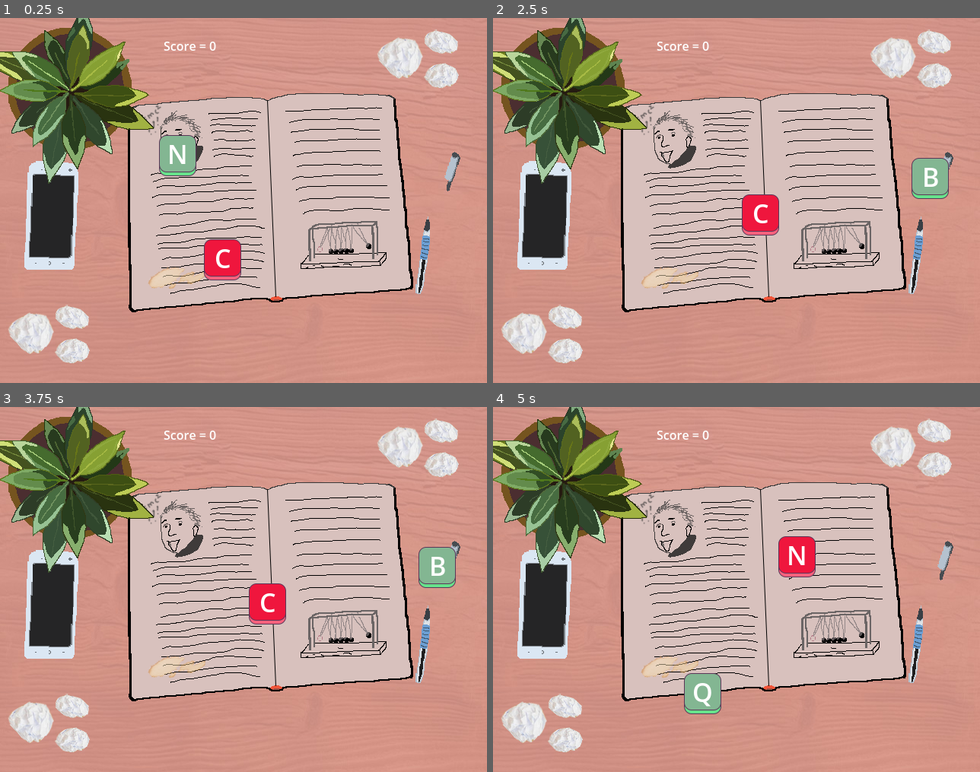
Above: before the commit, frames 1-4 (two rows, left to right).
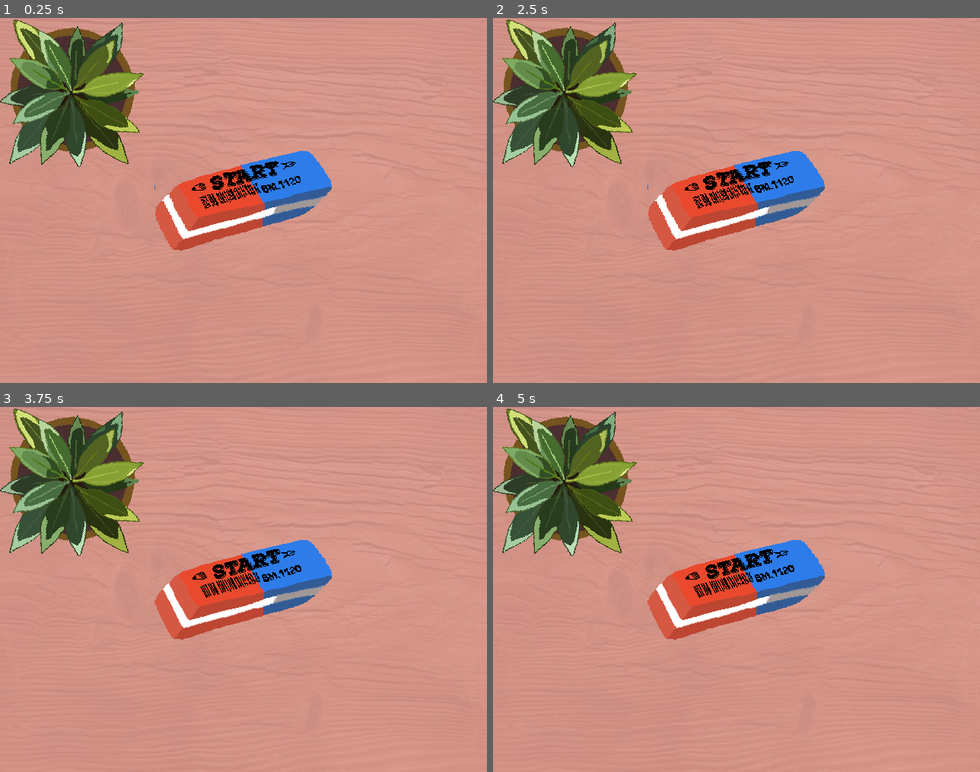
Above: after the commit, the same moments.

Repository: Vaashtor/First-game-jam
Game: Godot game, scene res://scenes/main_menu.tscn
Same seed, same stepped clock (60 frames per second), same inputs: the game is played once before the commit and once after it. Before the commit the project starts from res://scenes/game.tscn.
Inputs:
- Up to frame 1 (0.25 s): no input
- Up to frame 2 (2.5 s): tap Enter at 0.5 s; tap Space at 2 s
- Up to frame 3 (3.75 s): tap Enter at 3.5 s
- Up to frame 4 (5 s): no input

The runs differ from the first frame. In frame 1, 45% of the frame differs, in the area x 0-95%, y 0-95%; in frame 2, 46%; in frame 3, 46%; in frame 4, 46%.

Commit message:
MADE A FULL GAME

Diff:
--- a/project.godot
+++ b/project.godot
@@ -11,9 +11,14 @@
 [application]
 
 config/name="Our_game"
-run/main_scene="uid://d4k78r0eqo7do"
+run/main_scene="uid://dpifdkjj6n8qd"
 config/features=PackedStringArray("4.4", "GL Compatibility")
 config/icon="res://icon.svg"
+
+[autoload]
+
+Global="*res://scripts/Global.gd"
+BackgroundMusic="*res://scenes/BackgroundMusic.tscn"
 
 [display]
 
--- /dev/null
+++ b/scenes/BackgroundMusic.tscn
@@ -0,0 +1,12 @@
+[gd_scene load_steps=3 format=3 uid="uid://b7joc0bk16wec"]
+
+[ext_resource type="AudioStream" uid="uid://sflvtqomqew5" path="res://assets/sounds/fonMuse.wav" id="1_olq4t"]
+
+[sub_resource type="AudioStreamPlaylist" id="AudioStreamPlaylist_olq4t"]
+fade_time = 0.0
+stream_count = 1
+stream_0 = ExtResource("1_olq4t")
+
+[node name="BackgroundMusic" type="AudioStreamPlayer"]
+stream = SubResource("AudioStreamPlaylist_olq4t")
+autoplay = true
--- a/scenes/button.tscn
+++ b/scenes/button.tscn
@@ -1,6 +1,6 @@
 [gd_scene load_steps=3 format=3 uid="uid://bht4ad82m5sfk"]
 
-[ext_resource type="Texture2D" uid="uid://qufn3u0n8hve" path="res://assets/greenButton.png" id="1_mi6dp"]
+[ext_resource type="Texture2D" uid="uid://qufn3u0n8hve" path="res://assets/textures/greenButton.png" id="1_mi6dp"]
 
 [sub_resource type="LabelSettings" id="LabelSettings_7y4y7"]
 font_size = 34
--- /dev/null
+++ b/scenes/end_sequence.tscn
@@ -0,0 +1,96 @@
+[gd_scene load_steps=7 format=3 uid="uid://codgxtc42dd2a"]
+
+[ext_resource type="Script" uid="uid://bbba6iem3mlsf" path="res://scripts/end_sequence.gd" id="1_np5sf"]
+[ext_resource type="Texture2D" uid="uid://chvg22pcgx1hu" path="res://assets/textures/table.jpg" id="1_ubx50"]
+[ext_resource type="FontFile" uid="uid://c6kom0q3r8vm1" path="res://assets/AmaticSC-Bold.ttf" id="3_kc2ne"]
+
+[sub_resource type="StyleBoxTexture" id="StyleBoxTexture_d0byu"]
+texture = ExtResource("1_ubx50")
+
+[sub_resource type="LabelSettings" id="LabelSettings_dbcmj"]
+font = ExtResource("3_kc2ne")
+font_size = 25
+font_color = Color(0, 0, 0, 1)
+
+[sub_resource type="LabelSettings" id="LabelSettings_np5sf"]
+font = ExtResource("3_kc2ne")
+font_size = 40
+
+[node name="EndSequence" type="Control"]
+layout_mode = 3
+anchors_preset = 0
+script = ExtResource("1_np5sf")
+
+[node name="BG" type="Panel" parent="."]
+z_index = -10
+offset_right = 640.0
+offset_bottom = 480.0
+theme_override_styles/panel = SubResource("StyleBoxTexture_d0byu")
+
+[node name="AnimationPlayer" type="AnimationPlayer" parent="."]
+
+[node name="Textbox" type="Panel" parent="."]
+self_modulate = Color(1, 1, 1, 0)
+layout_mode = 1
+anchors_preset = 8
+anchor_left = 0.5
+anchor_top = 0.5
+anchor_right = 0.5
+anchor_bottom = 0.5
+offset_left = 120.0
+offset_top = 300.0
+offset_right = 520.0
+offset_bottom = 400.0
+grow_horizontal = 2
+grow_vertical = 2
+
+[node name="DialogueLabel" type="Label" parent="Textbox"]
+layout_mode = 1
+anchors_preset = -1
+anchor_left = 0.5
+anchor_top = 0.5
+anchor_right = 0.5
+anchor_bottom = 0.5
+offset_left = -200.0
+offset_top = -50.0
+offset_right = 200.0
+offset_bottom = 50.0
+grow_horizontal = 2
+grow_vertical = 2
+text = "TESTING"
+label_settings = SubResource("LabelSettings_dbcmj")
+vertical_alignment = 1
+autowrap_mode = 3
+metadata/_edit_use_anchors_ = true
+
+[node name="ContinueButton" type="Button" parent="Textbox"]
+layout_mode = 1
+anchors_preset = -1
+anchor_left = 0.5
+anchor_top = 1.0
+anchor_right = 0.5
+anchor_bottom = 1.0
+offset_left = -50.0
+offset_top = 10.0
+offset_right = 50.0
+offset_bottom = 61.0
+grow_horizontal = 2
+theme_override_fonts/font = ExtResource("3_kc2ne")
+theme_override_font_sizes/font_size = 33
+text = "Continue"
+metadata/_edit_use_anchors_ = true
+
+[node name="CreditsLabel" type="Label" parent="."]
+visible = false
+layout_mode = 0
+offset_right = 640.0
+offset_bottom = 480.0
+text = "Thanks for playing our game!
+Created by:
+Vaashtor,
+SoypGreen.
+
+Thanks to our friends who supported us <3"
+label_settings = SubResource("LabelSettings_np5sf")
+horizontal_alignment = 1
+vertical_alignment = 1
--- a/scenes/game.tscn
+++ b/scenes/game.tscn
@@ -1,13 +1,16 @@
-[gd_scene load_steps=9 format=3 uid="uid://d4k78r0eqo7do"]
+[gd_scene load_steps=12 format=3 uid="uid://d4k78r0eqo7do"]
 
 [ext_resource type="Script" uid="uid://c5kxpfg1vyf3q" path="res://scripts/game.gd" id="1_iywne"]
-[ext_resource type="Texture2D" uid="uid://chvg22pcgx1hu" path="res://assets/table.jpg" id="2_lnu2h"]
-[ext_resource type="Texture2D" uid="uid://dsxkf0yjt2yev" path="res://assets/pen.png" id="4_gee14"]
-[ext_resource type="Texture2D" uid="uid://n1cy4kcjbof1" path="res://assets/cap.png" id="5_0tnpc"]
-[ext_resource type="Texture2D" uid="uid://cmg8gnqphd1g0" path="res://assets/book.png" id="5_p57ef"]
-[ext_resource type="Texture2D" uid="uid://2cp5aclx3sxc" path="res://assets/paper.png" id="6_vtaks"]
-[ext_resource type="Texture2D" uid="uid://c4g0q1ixv4h8x" path="res://assets/phone.png" id="7_kvpfn"]
-[ext_resource type="Texture2D" uid="uid://c84ksjly1vlcn" path="res://assets/plant.png" id="8_dinhu"]
+[ext_resource type="Texture2D" uid="uid://chvg22pcgx1hu" path="res://assets/textures/table.jpg" id="2_lnu2h"]
+[ext_resource type="Texture2D" uid="uid://dsxkf0yjt2yev" path="res://assets/textures/pen.png" id="4_gee14"]
+[ext_resource type="Texture2D" uid="uid://n1cy4kcjbof1" path="res://assets/textures/cap.png" id="5_0tnpc"]
+[ext_resource type="Texture2D" uid="uid://cmg8gnqphd1g0" path="res://assets/textures/book.png" id="5_p57ef"]
+[ext_resource type="Texture2D" uid="uid://2cp5aclx3sxc" path="res://assets/textures/paper.png" id="6_vtaks"]
+[ext_resource type="Texture2D" uid="uid://c4g0q1ixv4h8x" path="res://assets/textures/phone.png" id="7_kvpfn"]
+[ext_resource type="Texture2D" uid="uid://c84ksjly1vlcn" path="res://assets/textures/plant.png" id="8_dinhu"]
+[ext_resource type="FontFile" uid="uid://c6kom0q3r8vm1" path="res://assets/AmaticSC-Bold.ttf" id="9_0tnpc"]
+[ext_resource type="AudioStream" uid="uid://ctei3ah0av3y3" path="res://assets/sounds/ButtonMiss.wav" id="10_kvpfn"]
+[ext_resource type="AudioStream" uid="uid://brlm34w5x6f0j" path="res://assets/sounds/ButtonTap.wav" id="11_dinhu"]
 
 [node name="Game" type="Node2D"]
 script = ExtResource("1_iywne")
@@ -22,6 +25,10 @@
 
 [node name="background" type="Node2D" parent="."]
 z_index = -5
+
+[node name="Table" type="Sprite2D" parent="background"]
+z_index = -10
+texture = ExtResource("2_lnu2h")
 
 [node name="Book" type="Sprite2D" parent="background"]
 z_index = -5
@@ -57,17 +64,30 @@
 [node name="plant" type="Sprite2D" parent="background"]
 z_index = -5
 position = Vector2(-229, -139)
+rotation = 0.487559
 texture = ExtResource("8_dinhu")
-
-[node name="Table" type="Sprite2D" parent="background"]
-z_index = -10
-texture = ExtResource("2_lnu2h")
 
 [node name="Label" type="Label" parent="."]
 offset_left = -105.0
 offset_top = -215.0
 offset_right = 138.0
 offset_bottom = -182.0
+theme_override_colors/font_color = Color(0, 0, 0, 1)
+theme_override_fonts/font = ExtResource("9_0tnpc")
+theme_override_font_sizes/font_size = 28
 text = "Score:"
 
+[node name="button_press" type="AudioStreamPlayer" parent="."]
+stream = ExtResource("11_dinhu")
+volume_db = 10.0
+pitch_scale = 1.1
+
+[node name="button_press2" type="AudioStreamPlayer" parent="."]
+stream = ExtResource("11_dinhu")
+volume_db = 10.0
+
+[node name="button_miss" type="AudioStreamPlayer" parent="."]
+stream = ExtResource("10_kvpfn")
+volume_db = 10.0
+
 [connection signal="timeout" from="Timer" to="." method="_on_timer_timeout"]
--- /dev/null
+++ b/scenes/main_menu.tscn
@@ -0,0 +1,51 @@
+[gd_scene load_steps=6 format=3 uid="uid://dpifdkjj6n8qd"]
+
+[ext_resource type="Texture2D" uid="uid://chvg22pcgx1hu" path="res://assets/textures/table.jpg" id="1_l6cm7"]
+[ext_resource type="Script" uid="uid://oujwfj5ab67m" path="res://scripts/main_menu.gd" id="1_wu84c"]
+[ext_resource type="Texture2D" uid="uid://c84ksjly1vlcn" path="res://assets/textures/plant.png" id="2_bqqt6"]
+[ext_resource type="PackedScene" uid="uid://cyt65kqj4to2d" path="res://scenes/startButton.tscn" id="2_ekxnf"]
+
+[sub_resource type="StyleBoxTexture" id="StyleBoxTexture_8ln24"]
+texture = ExtResource("1_l6cm7")
+
+[node name="Main_menu" type="Control"]
+layout_mode = 3
+anchors_preset = 15
+anchor_right = 1.0
+anchor_bottom = 1.0
+grow_horizontal = 2
+grow_vertical = 2
+script = ExtResource("1_wu84c")
+
+[node name="Panel" type="Panel" parent="."]
+z_index = -10
+layout_mode = 0
+offset_right = 640.0
+offset_bottom = 480.0
+theme_override_styles/panel = SubResource("StyleBoxTexture_8ln24")
+
+[node name="plant" type="Sprite2D" parent="."]
+z_index = -5
+position = Vector2(91, 101)
+rotation = 0.487559
+texture = ExtResource("2_bqqt6")
+
+[node name="AnimatedSprite2D" parent="." instance=ExtResource("2_ekxnf")]
+position = Vector2(320, 241)
+
+[node name="Button" type="Button" parent="."]
+modulate = Color(1, 1, 1, 0)
+layout_mode = 1
+anchors_preset = 8
+anchor_left = 0.5
+anchor_top = 0.5
+anchor_right = 0.5
+anchor_bottom = 0.5
+offset_left = -116.0
+offset_top = -64.0
+offset_right = 117.0
+offset_bottom = 67.0
+grow_horizontal = 2
+grow_vertical = 2
+
+[connection signal="pressed" from="Button" to="." method="_on_start_pressed"]
--- a/scenes/startButton.tscn
+++ b/scenes/startButton.tscn
@@ -1,6 +1,6 @@
 [gd_scene load_steps=5 format=3 uid="uid://cyt65kqj4to2d"]
 
-[ext_resource type="Texture2D" uid="uid://43r8wcnlwn6j" path="res://assets/eracer.png" id="1_htaw0"]
+[ext_resource type="Texture2D" uid="uid://43r8wcnlwn6j" path="res://assets/textures/eracer.png" id="1_htaw0"]
 
 [sub_resource type="AtlasTexture" id="AtlasTexture_k8n7x"]
 atlas = ExtResource("1_htaw0")
--- /dev/null
+++ b/scenes/start_sequence.tscn
@@ -0,0 +1,90 @@
+[gd_scene load_steps=7 format=3 uid="uid://bgg3lp8eljpmy"]
+
+[ext_resource type="Script" uid="uid://sctetqmkeu4v" path="res://scripts/start_sequence.gd" id="1_08ag5"]
+[ext_resource type="Texture2D" uid="uid://chvg22pcgx1hu" path="res://assets/textures/table.jpg" id="2_ts35i"]
+[ext_resource type="Texture2D" uid="uid://c84ksjly1vlcn" path="res://assets/textures/plant.png" id="3_mad55"]
+[ext_resource type="FontFile" uid="uid://c6kom0q3r8vm1" path="res://assets/AmaticSC-Bold.ttf" id="4_08ag5"]
+
+[sub_resource type="StyleBoxTexture" id="StyleBoxTexture_8ln24"]
+texture = ExtResource("2_ts35i")
+
+[sub_resource type="LabelSettings" id="LabelSettings_08ag5"]
+font = ExtResource("4_08ag5")
+font_size = 25
+font_color = Color(0, 0, 0, 1)
+
+[node name="Main_menu" type="Control"]
+layout_mode = 3
+anchors_preset = 15
+anchor_right = 1.0
+anchor_bottom = 1.0
+grow_horizontal = 2
+grow_vertical = 2
+script = ExtResource("1_08ag5")
+
+[node name="BG" type="Panel" parent="."]
+z_index = -10
+layout_mode = 0
+offset_right = 640.0
+offset_bottom = 480.0
+theme_override_styles/panel = SubResource("StyleBoxTexture_8ln24")
+
+[node name="plant" type="Sprite2D" parent="."]
+z_index = -5
+position = Vector2(91, 101)
+rotation = 0.487559
+texture = ExtResource("3_mad55")
+
+[node name="Textbox" type="Panel" parent="."]
+self_modulate = Color(1, 1, 1, 0)
+layout_mode = 1
+anchors_preset = -1
+anchor_left = 0.5
+anchor_top = 0.729
+anchor_right = 0.5
+anchor_bottom = 0.729
+offset_left = -200.0
+offset_top = -49.92
+offset_right = 200.0
+offset_bottom = 50.08
+grow_horizontal = 2
+grow_vertical = 2
+metadata/_edit_use_anchors_ = true
+
+[node name="DialogueLabel" type="Label" parent="Textbox"]
+layout_mode = 1
+anchors_preset = -1
+anchor_left = 0.5
+anchor_top = 0.5
+anchor_right = 0.5
+anchor_bottom = 0.5
+offset_left = -200.0
+offset_top = -50.0
+offset_right = 200.0
+offset_bottom = 50.0
+grow_horizontal = 2
+grow_vertical = 2
+text = "TESTING"
+label_settings = SubResource("LabelSettings_08ag5")
+vertical_alignment = 1
+autowrap_mode = 3
+metadata/_edit_use_anchors_ = true
+
+[node name="ContinueButton" type="Button" parent="Textbox"]
+layout_mode = 1
+anchors_preset = -1
+anchor_left = 0.5
+anchor_top = 1.0
+anchor_right = 0.5
+anchor_bottom = 1.0
+offset_left = -50.0
+offset_top = 10.0
+offset_right = 50.0
+offset_bottom = 61.0
+grow_horizontal = 2
+theme_override_fonts/font = ExtResource("4_08ag5")
+theme_override_font_sizes/font_size = 33
+text = "Continue"
+metadata/_edit_use_anchors_ = true
+
+[node name="AnimationPlayer" type="AnimationPlayer" parent="."]
--- /dev/null
+++ b/scripts/Global.gd
@@ -0,0 +1,4 @@
+extends Node
+
+var result = "Fail"
+var thesis_progress = 0
--- /dev/null
+++ b/scripts/end_sequence.gd
@@ -0,0 +1,69 @@
+extends Control
+
+var dialogue_lines_Red = [
+	"Professor: Oh, Morgan, this is the best work I've ever seen! You have done great!",
+	"Morgan (on the next day): So, I seem to have achieved what I wanted, but I've given up my identity — is that really what I wanted all those years of school???",
+	"Maybe I can start over?"
+]
+
+var dialogue_lines_Fail = [
+	"Professor: Hmm... You seem a bit confused on what you want this paper to be. Maybe try again?",
+	"Morgan (on the next day): Okay, I tried to please both him and myself, but honestly, I still feel like I did something wrong... ",
+	"Maybe I can make a better choice by going back to the beginning?"
+]
+
+var dialogue_lines_Green = [
+	"Professor (Morgan's first attempt): Morgan, how many times can you bring me this nonsense? Maybe it's time to do it «right»?",
+	"Professor (Morgan's second attempt): Morgan, I already told you I won't accept your work until you do it right.",
+	"Do you think you're special? Do you know how many people like you came before me?",
+	"Professor (Morgan's third attempt): Ok, I accept your thesis...",
+	"Morgan: What!? I don't believe it?! But what's changed in you since last time?",
+	"Professor: Nothing, you just haven't changed, but maybe that's for the best...",
+	"Water breaks through stone not with force, but with consistency. Move on with your life and be yourself."
+]
+
+
+var current_line_index = 0
+
+@onready var credits_label: Label = $CreditsLabel
+@onready var dialogue_label: Label = $Textbox/DialogueLabel
+@onready var continue_button: Button = $Textbox/ContinueButton
+@onready var animation_player: AnimationPlayer = $AnimationPlayer
+
+var dialogue_lines = dialogue_lines_Fail
+func _ready():
+
+	if Global.result == "Red":
+		dialogue_lines = dialogue_lines_Red
+	elif Global.result == "Green":
+		dialogue_lines = dialogue_lines_Green
+	else:
+		dialogue_lines = dialogue_lines_Fail
+	display_current_line()
+	continue_button.pressed.connect(_on_continue_pressed)
+
+func display_current_line():
+	if current_line_index < dialogue_lines.size():
+		dialogue_label.text = dialogue_lines[current_line_index]
+		# Optional: Add typewriter effect here
+		# animation_player.play("text_appear")
+
+func _on_continue_pressed():
+	current_line_index += 1
+	if current_line_index < dialogue_lines.size():
+		display_current_line()
+	else:
+		end()
+
+func end():
+	var temp = null
+	if Global.result == "Red":
+		temp = "This is ending 2/3"
+	elif Global.result == "Green":
+		temp = "This is ending 3/3"
+	else:
+		temp = "This is ending 1/3"
+	credits_label.visible = true
+	continue_button.visible = false
+	dialogue_label.visible = false
+	credits_label.text = temp + "\n" + credits_label.text
--- a/scripts/game.gd
+++ b/scripts/game.gd
@@ -4,16 +4,25 @@
 var rng = RandomNumberGenerator.new()
 
 @onready var label_score: Label = $Label
-
-var score = 0
+@onready var button_miss_sound: AudioStreamPlayer = $button_miss
+@onready var button_press_sound: AudioStreamPlayer = $button_press
+@onready var button_press_2: AudioStreamPlayer = $button_press2
+
+
+var spawn_area = [-640/2,-480/2+480/4,640/2,480/2]
+var button_size = [128, 128]
+var score = []
+var buttons_spawned = 0
 
 var button_count = 2
 var current_target_letters = []
 var current_key_instances = null
-var is_transition_in_progress = false # Флаг для предотвращения конфликтов
+var is_transition_in_progress = false
 var button_scene = null
 
 func _ready():
+	for i in range(button_count):
+		score.append(0)
 	score_update()
 	rng.randomize()
 	$Timer.timeout.connect(_on_timer_timeout)
@@ -21,7 +30,7 @@
 	spawn_new_buttons()
 
 func score_update():
-	label_score.text = "Score = " + str(score)
+	label_score.text = "Red: " + str(score[0]) +";    Green: "+ str(score[1])+ "\nProgress: " + str(buttons_spawned*2) + "%"
 
 func get_random_letter():
 	var random_index = rng.randi_range(0, letters.size() - 1)
@@ -79,23 +88,23 @@
 		var texture_node = current_key_instances[i].get_node("Texture")
 		var new_texture = null
 		if i == 0:
-			new_texture = load("res://assets/redButton.png")
+			new_texture = load("res://assets/textures/redButton.png")
 		else:
-			new_texture = load("res://assets/greenButton.png")
+			new_texture = load("res://assets/textures/greenButton.png")
 		texture_node.texture = new_texture
 
-		# Устанавливаем текст
+		# Set the text
 		var label_node = current_key_instances[i].get_node("Texture/Text")
 		label_node.text = current_target_letter.to_upper() #make letter capital
 
 		# get different random position
-		var button_size = [64, 64]
 		var x = 0
 		var y = 0
 		while true:
 			# generate random coordinates
-			x = rng.randf_range(-640 / 2 + button_size[0], 640 / 2 - button_size[0])
-			y = rng.randf_range(-480 / 2 + button_size[1], 480 / 2 - button_size[1])
+
+			x = rng.randf_range(spawn_area[0] + button_size[0], spawn_area[2] - button_size[0])
+			y = rng.randf_range(spawn_area[1] + button_size[1], spawn_area[3] - button_size[1])
 			var c = 0
 			if i ==0:
 				break
@@ -115,9 +124,9 @@
 		positions.append([x,y])
 
 	#when all buttons are generated
-	print("Новая цель: ", current_target_letters[0], ", ", current_target_letters[1])
+	print("New targets: ", current_target_letters[0], ", ", current_target_letters[1])
 	is_transition_in_progress = false
-	$Timer.start() # Перезапускаем таймер только после полного создания
+	$Timer.start() #reset timer
 
 func kill_button():
 	if is_transition_in_progress:
@@ -143,28 +152,49 @@
 	is_transition_in_progress = false
 
 func end_sequence():
+	buttons_spawned += 1
 	score_update()
 	kill_button()
-	await get_tree().create_timer(0.25).timeout # Ждем завершения анимации
+	await get_tree().create_timer(0.25).timeout # wait till animation is over
 	spawn_new_buttons()
+	if buttons_spawned == 50:
+		var max = 0
+		var max_i = null
+		for i in range(len(score)):
+			if score[i] > max and score[i] > 20:
+				max = score[i]
+				max_i = i
+		if max_i != null:
+			if max_i == 0:
+				Global.result = "Red"
+			else:
+				Global.result = "Green"
+		else:
+				Global.result = "Fail"
+		get_tree().change_scene_to_file("res://scenes/end_sequence.tscn")
 
 func _input(event):
 	if is_transition_in_progress or current_target_letters == []:
 		return
 
 	if event is InputEventKey and event.pressed and not event.echo:
-		var pressed_letter = char(event.keycode).to_lower()
+		var pressed_key = char(event.keycode).to_lower()
+		var temp = true
 
 		for i in range(len(current_target_letters)):
-			if pressed_letter == current_target_letters[i]:
-				print("Верно! Нажата клавиша '", pressed_letter, "'")
-				if(i == 1):
-					score += 1
+			if pressed_key == current_target_letters[i]:
+				temp = false
+				score[i] += 1
+				if i == 0:
+					button_press_sound.play()
 				else:
-					score -= 1
+					button_press_2.play()
 				end_sequence()
+		if temp and pressed_key in letters:
+			button_miss_sound.play()
+			end_sequence()
 
 func _on_timer_timeout():
 	if not is_transition_in_progress:
-		print("Время вышло")
+		button_miss_sound.play()
 		end_sequence()
--- /dev/null
+++ b/scripts/main_menu.gd
@@ -0,0 +1,16 @@
+extends Control
+
+
+# Called when the node enters the scene tree for the first time.
+func _ready() -> void:
+	pass # Replace with function body.
+
+
+# Called every frame. 'delta' is the elapsed time since the previous frame.
+func _process(delta: float) -> void:
+	pass
+
+
+func _on_start_pressed() -> void:
+	get_tree().change_scene_to_file("res://scenes/start_sequence.tscn")
+	pass # Replace with function body.
--- /dev/null
+++ b/scripts/start_sequence.gd
@@ -0,0 +1,39 @@
+extends Control
+
+var dialogue_lines = [
+	"Morgan returned to the dorm in the evening, as usual. He was tired. Studying had been especially draining and consuming him lately.",
+	"And it was all because of that damned thesis he'd been writing with that professor he hated. That old coot hadn't accepted his work for months...",
+	"This could be because Morgan had been doing his work the way he wanted, not the professor's way. Maybe you could be the one to help Morgan submit his work to the professor?",
+	"If you want Morgan's thesis to turn out the way his professor wants it to, press the red buttons. \nIf you want for Morgan to write with his vibe, press only greens."
+]
+
+var current_line_index = 0
+
+@onready var dialogue_label: Label = $Textbox/DialogueLabel
+@onready var continue_button: Button = $Textbox/ContinueButton
+@onready var animation_player: AnimationPlayer = $AnimationPlayer
+
+
+func _ready():
+	display_current_line()
+	continue_button.pressed.connect(_on_continue_pressed)
+
+func display_current_line():
+	if current_line_index < dialogue_lines.size():
+		dialogue_label.text = dialogue_lines[current_line_index]
+		# Optional: Add typewriter effect here
+		# animation_player.play("text_appear")
+
+func _on_continue_pressed():
+	current_line_index += 1
+	if current_line_index < dialogue_lines.size():
+		display_current_line()
+	elif current_line_index == dialogue_lines.size() + 1:
+		get_tree().change_scene_to_file("res://scenes/game.tscn")
+	else:
+		end()
+
+func end():
+	# Hide the continue button and show choice buttons
+	dialogue_label.visible = false
+	continue_button.text = "Begin thesis!"
Binary file added: assets/AmaticSC-Bold.ttf
Not shown, added: assets/AmaticSC-Bold.ttf.import
Not shown, added: assets/sounds/ButtonMiss.wav.import
Not shown, added: assets/sounds/ButtonTap.wav.import
Not shown, added: assets/sounds/fonMuse.wav.import
Renamed: assets/book.png -> assets/textures/book.png
Not shown, changed: assets/textures/book.png.import
Renamed: assets/cap.png -> assets/textures/cap.png
Not shown, changed: assets/textures/cap.png.import
Renamed: assets/eracer.png -> assets/textures/eracer.png
Not shown, changed: assets/textures/eracer.png.import
Renamed: assets/greenButton.png -> assets/textures/greenButton.png
(and 20 more such lines)
